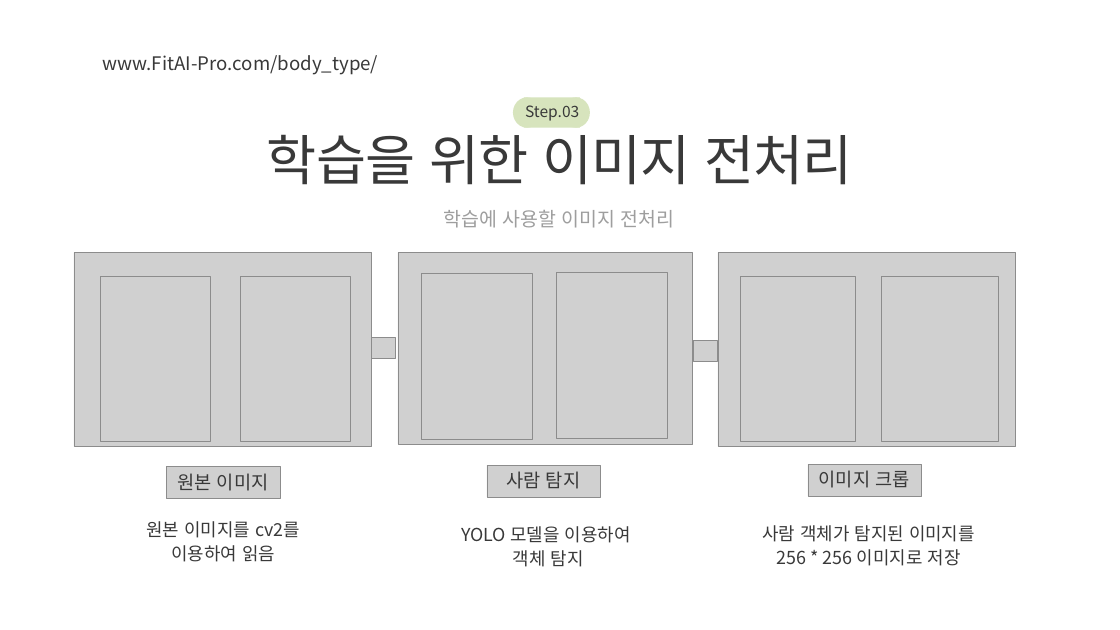
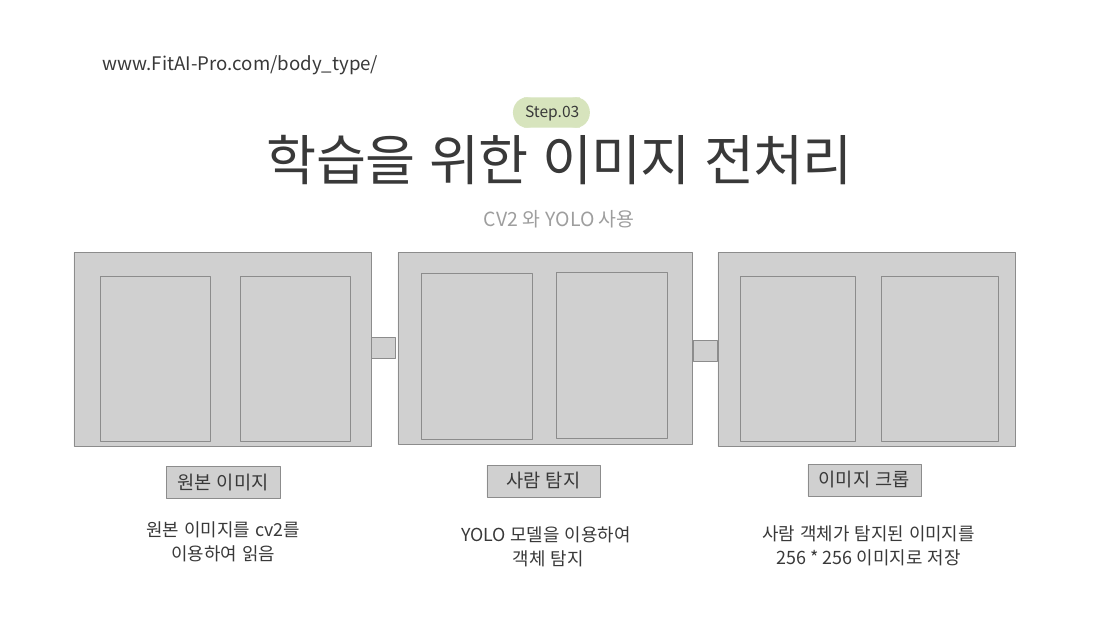
Before and after one commit to ssoom98/FitAI_Pro, a slide deck: slide 14 of ppt/FitAI-Pro_CSM.pptx. Drawn at 1120x630 pixels with LibreOffice and Linux fonts; fonts in the diff are those of the drawing; grey boxes stand for pictures; background and template pictures are left out. Boxes give left, top, right and bottom in pixels: in the first picture for what was removed or moved away, otherwise in the second. Text is boxed around its words. In the diff, an @@ line names an element or a change of style, - is before the commit and + after.

```diff
--- a/ppt/FitAI-Pro_CSM.pptx
+++ b/ppt/FitAI-Pro_CSM.pptx
@@ text at <box>484,210,635,228</box>: text changed; font Calibri to Noto Sans CJK KR @@
-학습에 사용할 이미지 전처리
+CV2 와 YOLO 사용
```
Also in this commit, not shown: 8 other slides changed, 8 slides added, 1 slide removed, 9 other files.
